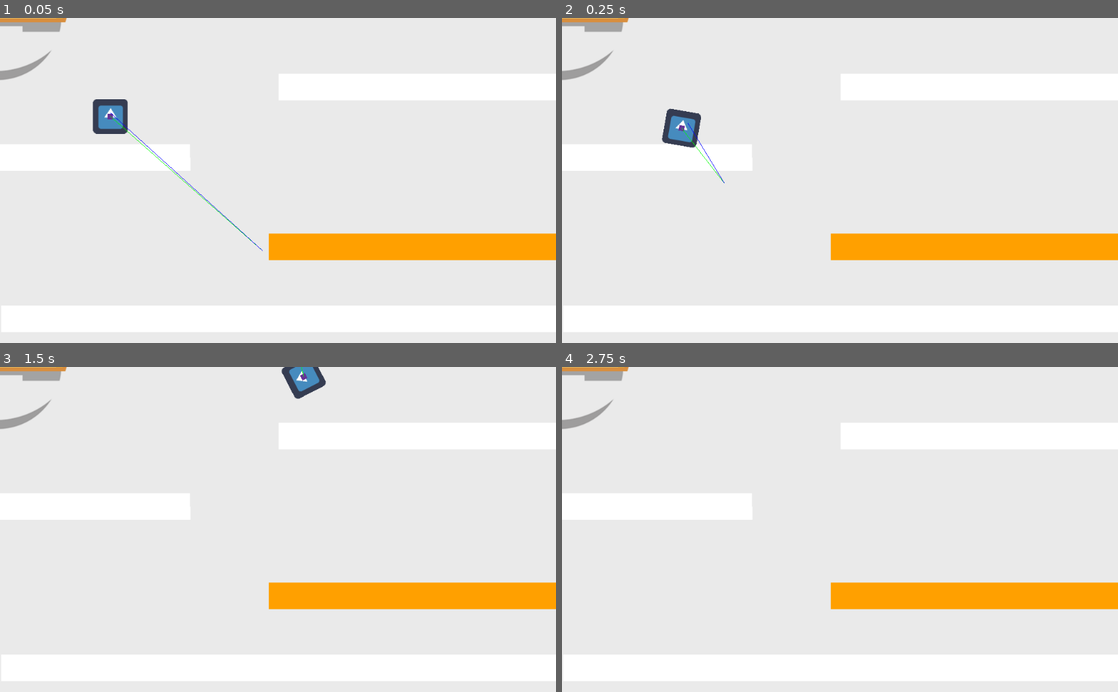
Above: before the commit, frames 1-4 (two rows, left to right).
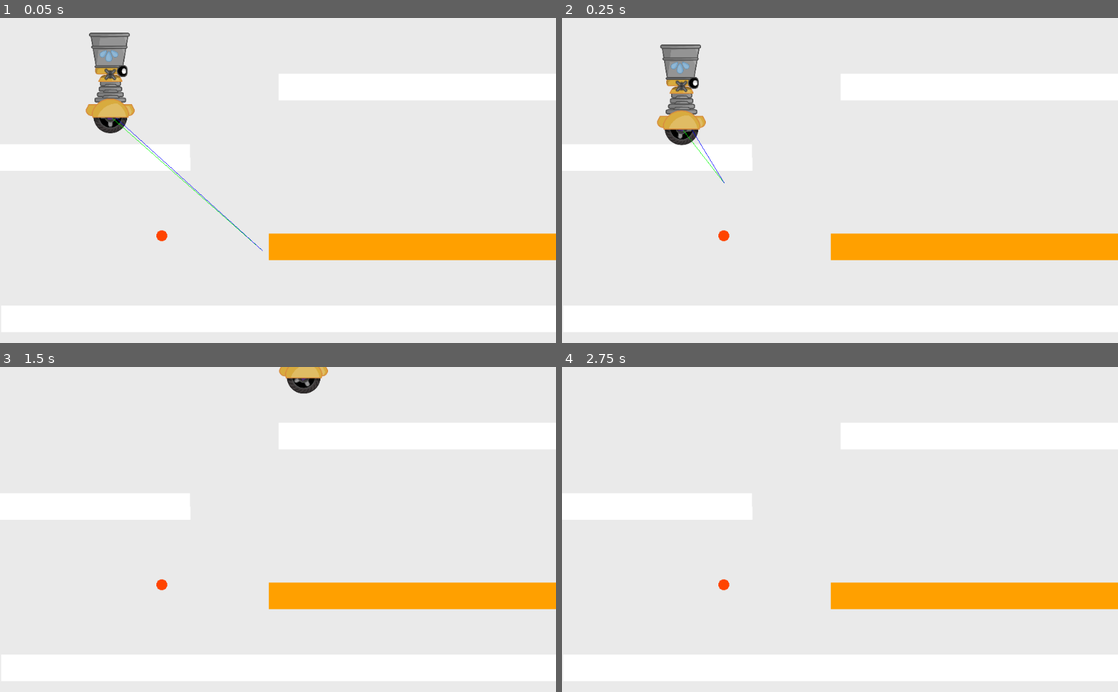
Above: after the commit, the same moments.

Repository: rtauziac/ggj23
Game: Godot game, scene res://root.tscn
The game is run twice, just before and just after one commit, with the same random seed, the same clock (stepped at 60 frames per second) and the same inputs. The engine's default icon, where the game draws it, is replaced by a stand-in: a white triangle on a blue panel in a dark square.
Inputs (mouse positions are in pixels of both pictures, inside the frame that each line leads up to):
- Up to frame 1 (0.05 s): no input
- Up to frame 2 (0.25 s): no input
- Up to frame 3 (1.5 s): move the mouse to (400, 513) at 0.52 s; hold D (moveRight) from 0.53 s (still down); tap Z (jump) at 0.77 s; move the mouse to (166, 545) at 1.27 s
- Up to frame 4 (2.75 s): tap Z (jump) at 1.52 s; move the mouse to (895, 458) at 2.02 s; release D (moveRight) at 2.03 s; hold Q (moveLeft) from 2.03 s (still down)

The runs differ from the first frame. In frame 1, 2.5% of the frame differs, in the area x 0-31%, y 0-69%; in frame 2, 2.5%; in frame 3, 1.2%; in frame 4, 0.7%.
Error before the commit: Invalid get index 'global_transform' (on base: 'null instance'). (res://robot_character/RobotVisual.gd:8)

Commit message:
Integration wheel

Diff:
--- /dev/null
+++ b/clock.gd
@@ -0,0 +1,13 @@
+extends KinematicBody2D
+
+# Called when the node enters the scene tree for the first time.
+func _ready():
+	pass
+
+
+# Called every frame. 'delta' is the elapsed time since the previous frame.
+func _process(delta):
+	pass
+
+func _draw():
+	draw_circle(Vector2.ZERO, 10, Color.orangered)
--- /dev/null
+++ b/robot_character/PlayerCharacterRigidBody.tscn
@@ -0,0 +1,31 @@
+[gd_scene load_steps=5 format=2]
+
+[ext_resource path="res://robot_character/bucket/Bucket.tscn" type="PackedScene" id=1]
+[ext_resource path="res://PlayerCharracterRigidBody.gd" type="Script" id=2]
+[ext_resource path="res://robot_character/robotwheel.tres" type="Texture" id=3]
+
+[sub_resource type="CircleShape2D" id=3]
+radius = 31.1448
+
+[node name="PlayerCharacter" type="RigidBody2D"]
+position = Vector2( 204, 182 )
+mass = 0.2
+contacts_reported = 4
+contact_monitor = true
+can_sleep = false
+linear_velocity = Vector2( 100, 0 )
+script = ExtResource( 2 )
+__meta__ = {
+"_edit_group_": true
+}
+WALK_SPEED = 150.0
+TRAMPOLINE_STRENGTH = 7000.0
+
+[node name="Sprite" type="Sprite" parent="."]
+scale = Vector2( 0.265838, 0.265838 )
+texture = ExtResource( 3 )
+
+[node name="Bucket" parent="." instance=ExtResource( 1 )]
+
+[node name="CollisionShape2D" type="CollisionShape2D" parent="."]
+shape = SubResource( 3 )
--- a/root.tscn
+++ b/root.tscn
@@ -1,16 +1,14 @@
-[gd_scene load_steps=8 format=2]
+[gd_scene load_steps=7 format=2]
 
-[ext_resource path="res://robot_character/bucket/Bucket.tscn" type="PackedScene" id=1]
+[ext_resource path="res://robot_character/PlayerCharacterRigidBody.tscn" type="PackedScene" id=1]
 [ext_resource path="res://Trampoline.gd" type="Script" id=2]
-[ext_resource path="res://icon.png" type="Texture" id=3]
-[ext_resource path="res://PlayerCharracterRigidBody.gd" type="Script" id=4]
 [ext_resource path="res://robot_character/RobotVisual.tscn" type="PackedScene" id=5]
+[ext_resource path="res://clock.gd" type="Script" id=6]
 
 [sub_resource type="RectangleShape2D" id=2]
 extents = Vector2( 512, 24 )
 
-[sub_resource type="CircleShape2D" id=3]
-radius = 31.1448
+[sub_resource type="CircleShape2D" id=4]
 
 [node name="root" type="Node2D"]
 
@@ -69,25 +67,18 @@
 position = Vector2( 516, 302 )
 current = true
 
-[node name="PlayerCharacter" type="RigidBody2D" parent="."]
-position = Vector2( 204, 182 )
-mass = 0.2
-contacts_reported = 4
-contact_monitor = true
-can_sleep = false
-linear_velocity = Vector2( 100, 0 )
-script = ExtResource( 4 )
+[node name="PlayerCharacter" parent="." instance=ExtResource( 1 )]
+
+[node name="Sprite" parent="." instance=ExtResource( 5 )]
+scale = Vector2( 0.266, 0.266 )
+robot_wheel = NodePath("../PlayerCharacter")
+
+[node name="clock" type="KinematicBody2D" parent="."]
+position = Vector2( 302, 404 )
+script = ExtResource( 6 )
 __meta__ = {
 "_edit_group_": true
 }
-WALK_SPEED = 150.0
 
-[node name="Sprite3" type="Sprite" parent="PlayerCharacter"]
-texture = ExtResource( 3 )
-
-[node name="Bucket" parent="PlayerCharacter" instance=ExtResource( 1 )]
-
-[node name="CollisionShape2D" type="CollisionShape2D" parent="PlayerCharacter"]
-shape = SubResource( 3 )
-
-[node name="Sprite" parent="." instance=ExtResource( 5 )]
+[node name="CollisionShape2D" type="CollisionShape2D" parent="clock"]
+shape = SubResource( 4 )
